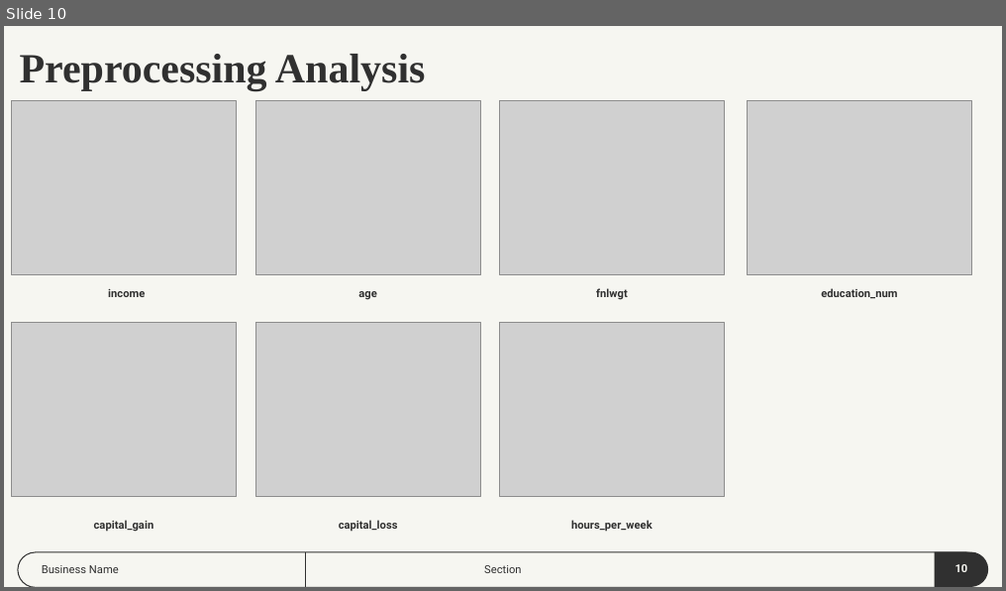
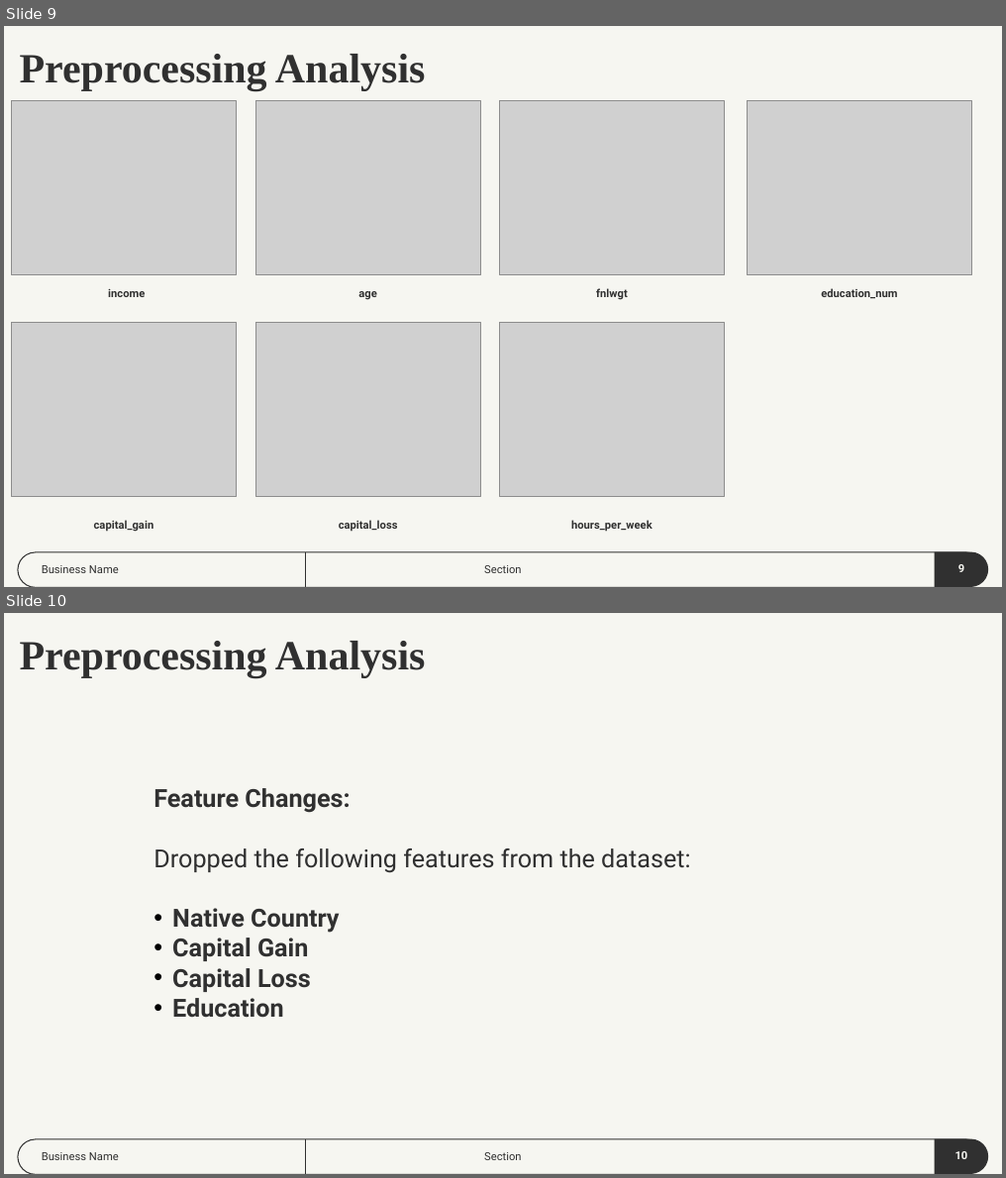
Before and after one commit to dmartinj12/Census_Inequality, a slide deck: Census Inequality Project.pptx. Shown one above the other, each under a label of ours: slide 10 before the commit, slides 9 and 10 after it. The pictures are 1006x591 and 1006x1178 pixels, drawn with LibreOffice and Linux fonts; fonts in the diff are those of the drawing; grey boxes stand for pictures. Boxes give left, top, right and bottom in pixels: in the first picture for what was removed or moved away, otherwise in the second. Text is boxed around its words. In the diff, an @@ line names an element or a change of style, - is before the commit and + after.

```diff
--- a/Census Inequality Project.pptx
+++ b/Census Inequality Project.pptx
@@ slide 10 added at (4, 613, 1002, 1174), background #F6F6F1; not listed: 3 template elements that a slide beside it also shows @@
@@ title added at (20, 641, 426, 677), 30 pt, text #303030, bold @@
+Preprocessing Analysis
@@ text added at (153, 788, 690, 1018), 18 pt, text #303030, bold @@
+Feature Changes:
+Dropped the following features from the dataset:
+• Native Country
+• Capital Gain
+• Capital Loss
+• Education
@@ subtitle added at (42, 1153, 119, 1160), 8 pt, text #303030 @@
+Business Name
@@ subtitle added at (484, 1153, 521, 1160), 8 pt, text #303030 @@
+Section
@@ page number added at (955, 1152, 968, 1159), 8 pt, text #F6F6F1, bold @@
+10
@@ what was slide 10 is now slide 9 @@
@@ page number at (958, 565, 964, 572): text changed @@
-10
+9
```
Also in this commit, not shown: 3 slides changed, 1 slide removed, 1 other file.
